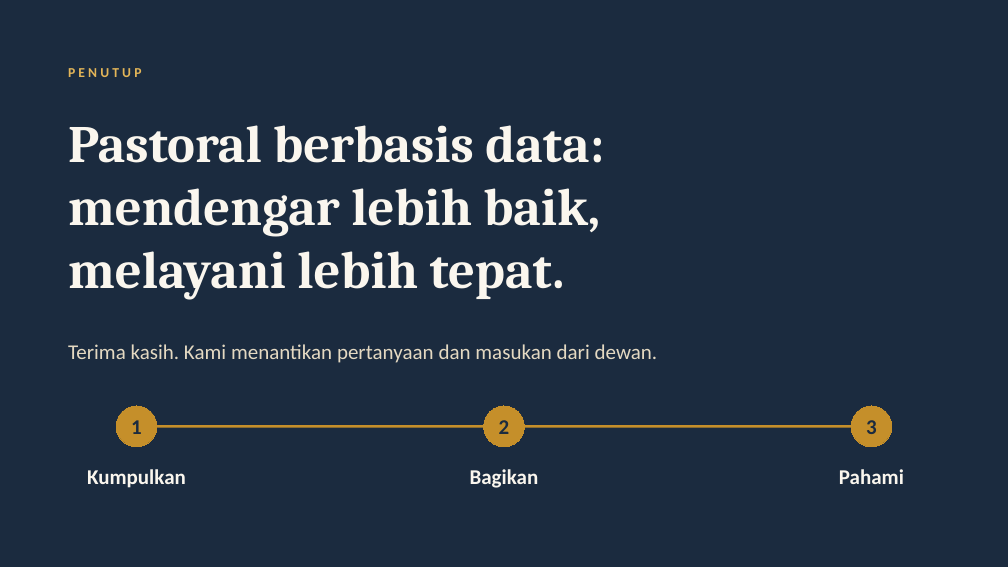
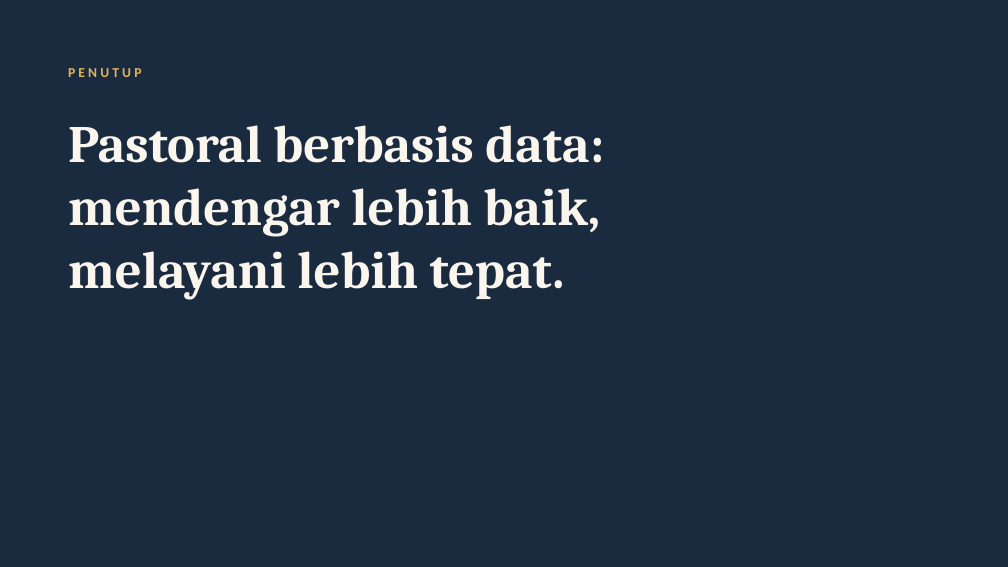
Before and after one commit to mizuruka92/church-activties, a slide deck: slide 13 of docs/presentation/pusat_informasi_paroki_dewan.pptx (slide 14 before the commit). Drawn at 1008x567 pixels with LibreOffice and Linux fonts; fonts in the diff are those of the drawing. Boxes give left, top, right and bottom in pixels: in the first picture for what was removed or moved away, otherwise in the second. Text is boxed around its words. In the diff, an @@ line names an element or a change of style, - is before the commit and + after.

```diff
--- a/docs/presentation/pusat_informasi_paroki_dewan.pptx
+++ b/docs/presentation/pusat_informasi_paroki_dewan.pptx
@@ text removed at (68,344,658,363) @@
-Terima kasih. Kami menantikan pertanyaan dan masukan dari dewan.
@@ ellipse removed at (116,406,157,447) @@
-1
@@ ellipse removed at (484,406,525,447) @@
-2
@@ ellipse removed at (851,406,892,447) @@
-3
@@ line removed from (137, 426) to (872, 426) @@
@@ text removed at (87,469,186,488) @@
-Kumpulkan
@@ text removed at (470,469,539,488) @@
-Bagikan
@@ text removed at (839,469,904,484) @@
-Pahami
```
Also in this commit, not shown: 6 other slides changed, 1 slide removed.
